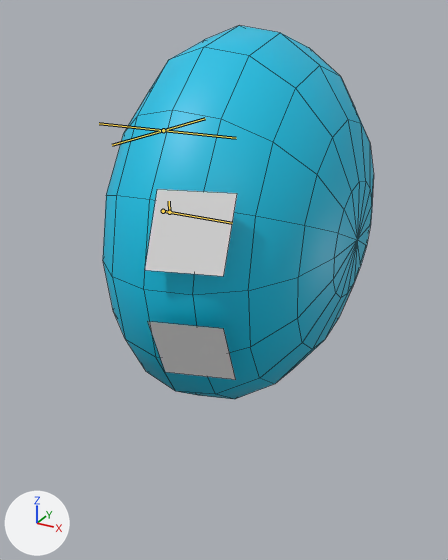
The FBX model Assets/Models/Slime.fbx: old version first, new version second.
The view is the same before and after, from a camera (50 mm lens) standing at (0.0203, -0.0301, 0.0114) and looking at (0.0055, -0.0032, -0.0021). The axes (+X, +Y, +Z) are drawn at lower left. The lights are the same throughout. Both versions are drawn at frame 17 of the action 'Default Take'; the numbers are the values there. The bones that bend it are drawn over the model as lines. Mesh edges are drawn as thin lines.

Objects in the first picture: 'Slime_Body'.
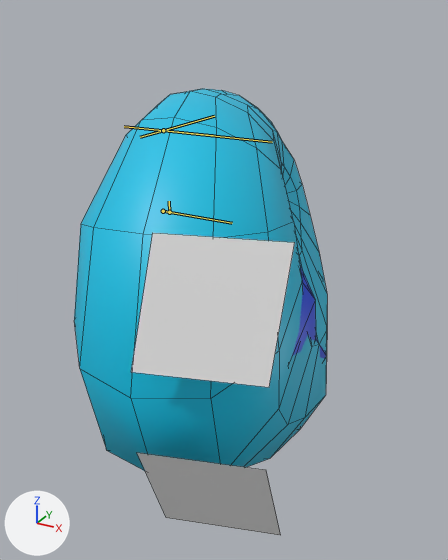
Boxes [x1, y1, x2, y2] around the edits, measured in the pictures (448 x 560 px):
'Slime_Body', posed (7% narrower, 19% taller)
    before: [103, 25, 374, 399]
    after: [74, 89, 327, 535]
bone 'Front', root to tip
    before: (163, 130) to (236, 138)
    after: (163, 130) to (272, 142)
bone 'Back', root to tip
    before: (163, 130) to (99, 123)
    after: (163, 130) to (124, 126)
bone 'Left', root to tip
    before: (163, 130) to (205, 118)
    after: (163, 130) to (214, 116)
bone 'Right', root to tip
    before: (163, 130) to (112, 145)
    after: (163, 130) to (140, 137)
bone 'Top', root to tip
    before: (163, 130) to (231, 137)
    after: (163, 130) to (205, 135)
bone 'Bottom', root to tip
    before: (163, 130) to (236, 138)
    after: (163, 130) to (213, 135)

The edits, one by one:
Bone 'Front' (bone_front) is rescaled from (1.0, 1.0, 1.0) to (1.45, 1.45, 1.45).
Bone 'Back' (bone_back) is rescaled from (1.0, 1.0, 1.0) to (0.6, 0.6, 0.6).
Bone 'Left' (bone_left) turns from (0, 5, 0) to (0, 0, 0) degrees about its own x, y and z.
Bone 'Left' (bone_left) is rescaled from (1.0, 1.0, 1.0) to (1.26, 1.26, 1.26).
Bone 'Right' (bone_right) turns from (0, 6, 0) to (0, 0, 0) degrees about its own x, y and z.
Bone 'Right' (bone_right) is rescaled from (1.0, 1.0, 1.0) to (0.48, 0.48, 0.48).
Bone 'Top' (bone_top) is rescaled from (0.94, 0.94, 0.94) to (0.58, 0.58, 0.58).
Bone 'Bottom' (bone_bottom) is rescaled from (1.0, 1.0, 1.0) to (0.7, 0.7, 0.7).
